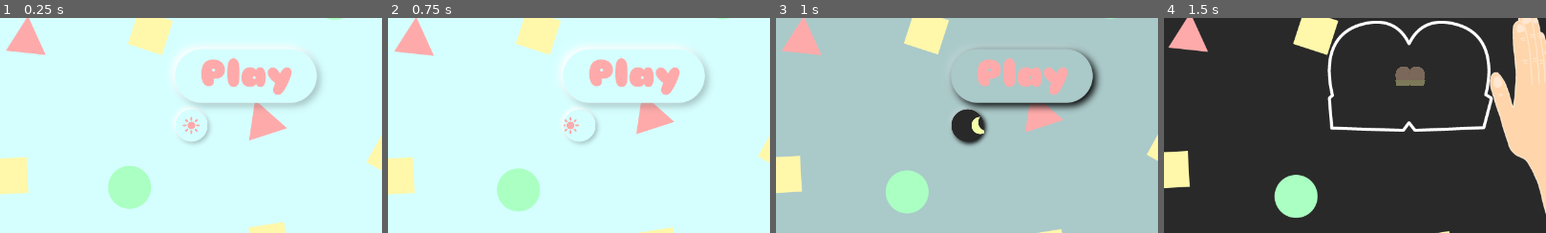
Above: before the commit, frames 1-4 (left to right).
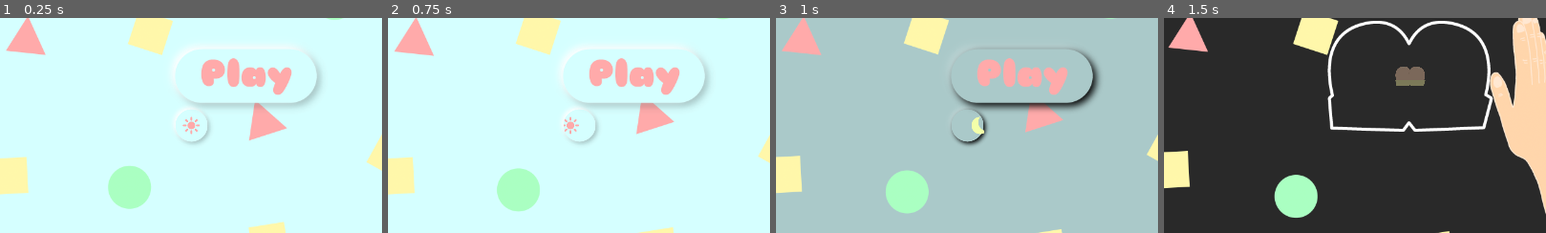
Above: after the commit, the same moments.

Repository: MikeTeok/test_butt_name
Game: Godot game, scene res://scenes/main_scene.tscn
The game is run twice, just before and just after one commit, with the same random seed, the same clock (stepped at 60 frames per second) and the same inputs.
Inputs (mouse positions are % of the whole screen's width and height, from its top left):
- Up to frame 1 (0.25 s): no input
- Up to frame 2 (0.75 s): click (43, 61) at 0.5 s
- Up to frame 3 (1 s): no input
- Up to frame 4 (1.5 s): click (50, 50) at 1.25 s
The pictures show only the part of the screen within x 18-68%, y 36-86%; the shares and areas given below are measured in that part.

Frames 1-2 are identical in both runs. In frame 3, 0.9% of the frame differs, in the area x 46-55%, y 42-58%; in frame 4, nothing differs.

Commit message:
Added changeThemeAnimation to toggle button

Diff:
--- a/scenes/toggle_button.tscn
+++ b/scenes/toggle_button.tscn
@@ -90,6 +90,38 @@
 } ]
 }
 
+[sub_resource type="Animation" id=3]
+resource_name = "change_to_dark"
+length = 0.4
+tracks/0/type = "value"
+tracks/0/path = NodePath(".:self_modulate")
+tracks/0/interp = 1
+tracks/0/loop_wrap = true
+tracks/0/imported = false
+tracks/0/enabled = true
+tracks/0/keys = {
+"times": PoolRealArray( 0, 0.4 ),
+"transitions": PoolRealArray( 1, 1 ),
+"update": 0,
+"values": [ Color( 0.839216, 1, 1, 1 ), Color( 0.164706, 0.164706, 0.164706, 1 ) ]
+}
+
+[sub_resource type="Animation" id=4]
+resource_name = "change_to_light"
+length = 0.4
+tracks/0/type = "value"
+tracks/0/path = NodePath(".:self_modulate")
+tracks/0/interp = 1
+tracks/0/loop_wrap = true
+tracks/0/imported = false
+tracks/0/enabled = true
+tracks/0/keys = {
+"times": PoolRealArray( 0, 0.4 ),
+"transitions": PoolRealArray( 1, 1 ),
+"update": 0,
+"values": [ Color( 0.164706, 0.164706, 0.164706, 1 ), Color( 0.839216, 1, 1, 1 ) ]
+}
+
 [node name="toggle_button" type="TextureButton"]
 self_modulate = Color( 0.839216, 1, 1, 1 )
 margin_right = 90.0
@@ -126,6 +158,10 @@
 anims/goto_left = SubResource( 1 )
 anims/goto_right = SubResource( 2 )
 
+[node name="ChangeThemeAnimation" type="AnimationPlayer" parent="."]
+anims/change_to_dark = SubResource( 3 )
+anims/change_to_light = SubResource( 4 )
+
 [connection signal="button_down" from="." to="." method="_on_button_button_down"]
 [connection signal="button_up" from="." to="." method="_on_button_button_up"]
 [connection signal="focus_entered" from="." to="." method="_on_button_mouse_entered"]
--- a/scripts/toggle_button.gd
+++ b/scripts/toggle_button.gd
@@ -2,6 +2,7 @@
 
 onready var icon = $clip_rect/AnimatedSprite
 onready var animation = $AnimationPlayer
+onready var themeAnimation = $ChangeThemeAnimation
 onready var shadow = $shadow
 onready var theme_mode = "Light mode" setget set_theme
 onready var toggle = true
@@ -55,9 +56,9 @@
 	shadow.frame = shadow_selector[theme_mode][0]
 	shadow.show_behind_parent = true
 	if new_theme == "Dark mode":
-		self.self_modulate = Color("2A2A2A")
+		themeAnimation.play("change_to_dark")
 	else:
-		self.self_modulate = Color("D6FFFF")
+		themeAnimation.play("change_to_light")
 
 func _on_AnimationPlayer_animation_finished(_anim_name):
 	toggle = !toggle
Not shown: 1 places in scenes/toggle_button.tscn that only renumber resources
